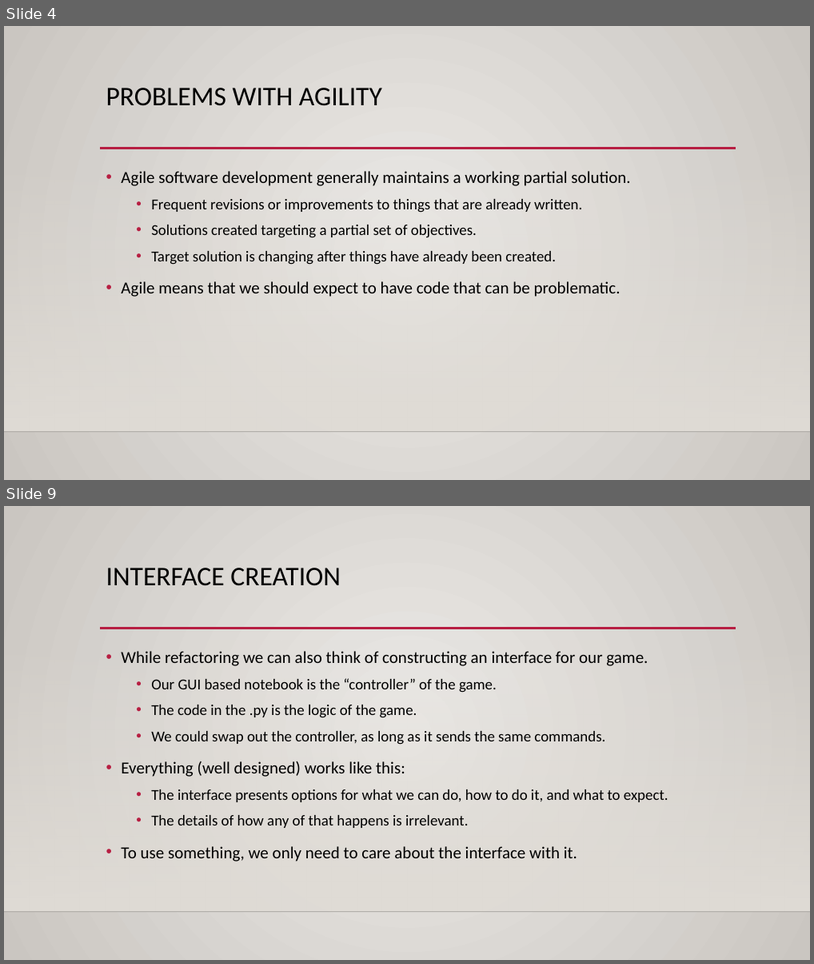
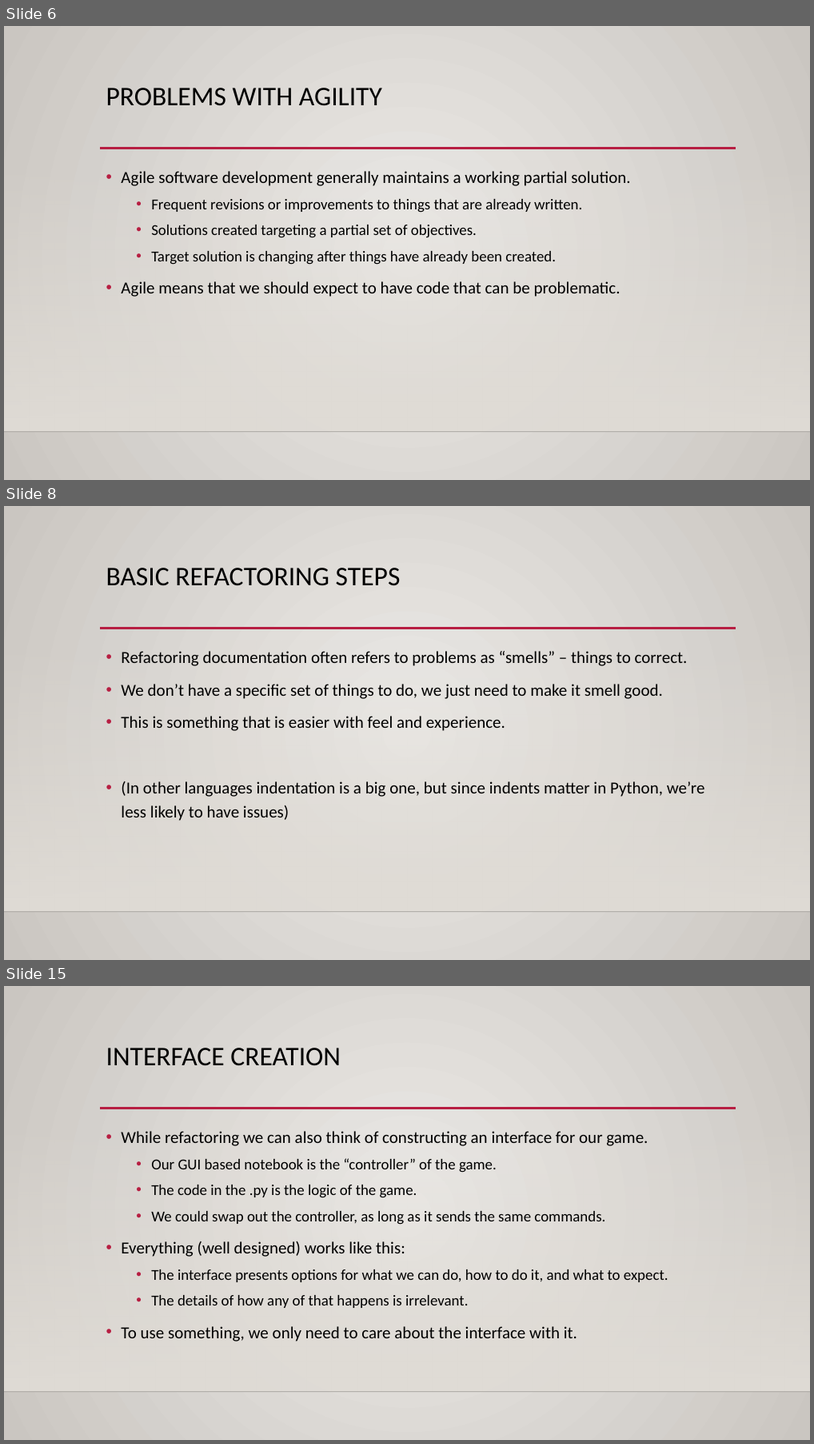
Before and after one commit to calvint13/Programming_Basics_for_ML, a slide deck: course_material/slides/026_refactor.pptx. Shown one above the other, each under a label of ours: slides 4 and 9 before the commit, slides 6, 8 and 15 after it; the slides between them are not shown. The pictures are 814x964 and 814x1444 pixels, drawn with LibreOffice and Linux fonts; fonts in the diff are those of the drawing; background and template pictures are left out. Boxes give left, top, right and bottom in pixels: in the first picture for what was removed or moved away, otherwise in the second. Text is boxed around its words. In the diff, an @@ line names an element or a change of style, - is before the commit and + after.

```diff
--- a/course_material/slides/026_refactor.pptx
+++ b/course_material/slides/026_refactor.pptx
@@ slide 8 added at (x1=4, y1=506, x2=810, y2=960), background gradient #ECEAE7 to #CAC7C1; not listed: 3 template elements that a slide beside it also shows @@
@@ title added at (x1=106, y1=568, x2=401, y2=586), 32 pt, text #000000 @@
+BASIC REFACTORING STEPS
@@ text added at (x1=121, y1=651, x2=706, y2=820), 20 pt, text #000000 @@
+• Refactoring documentation often refers to problems as “smells” – things to correct.
+• We don’t have a specific set of things to do, we just need to make it smell good.
+• This is something that is easier with feel and experience.
+• (In other languages indentation is a big one, but since indents matter in Python, we’re less likely to have issues)
@@ what was slide 4 is now slide 6 @@
@@ what was slide 9 is now slide 15 @@
```
Also in this commit, not shown: 4 slides changed, 6 other slides added, 1 slide removed, 4 other files.
